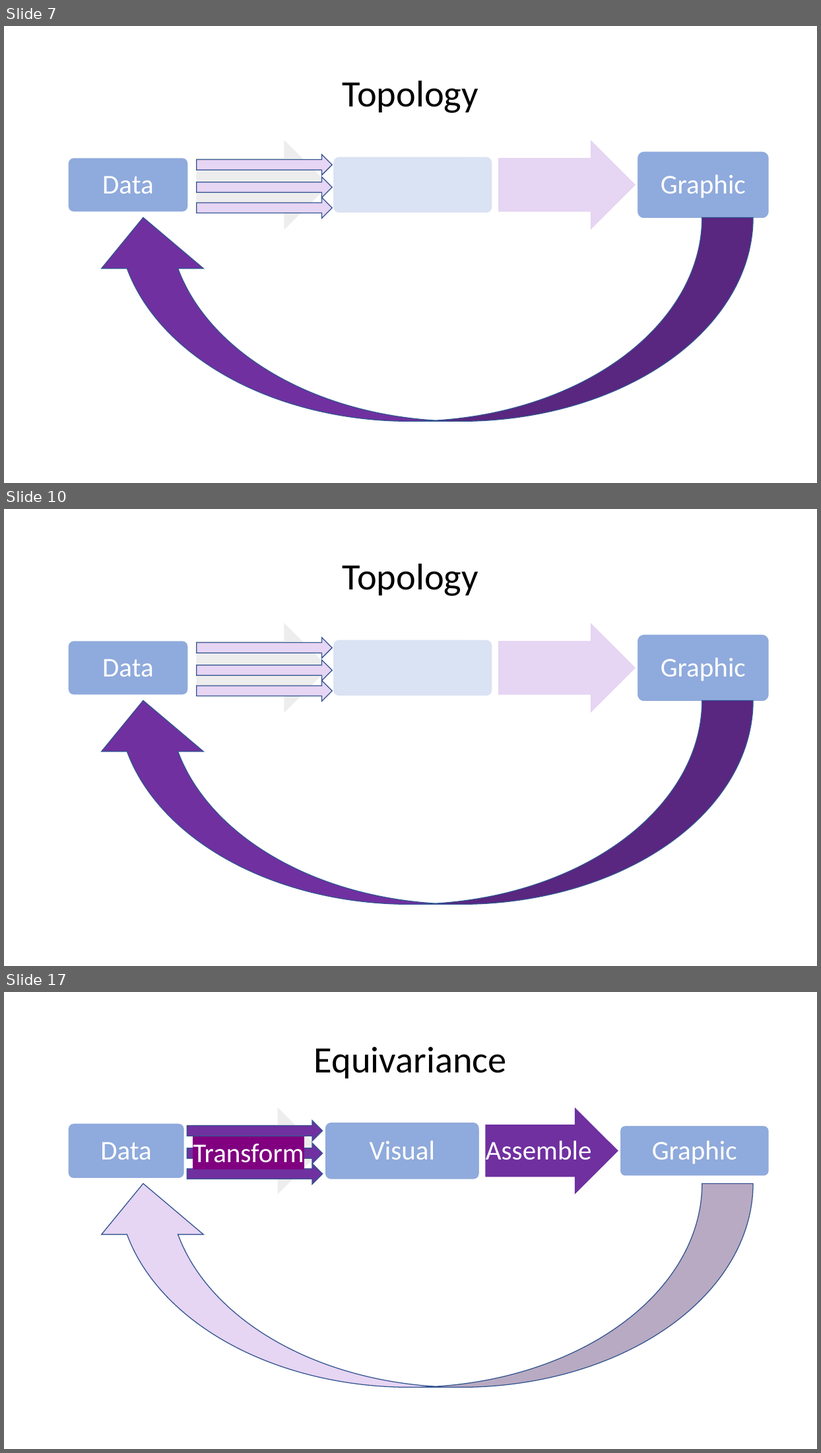
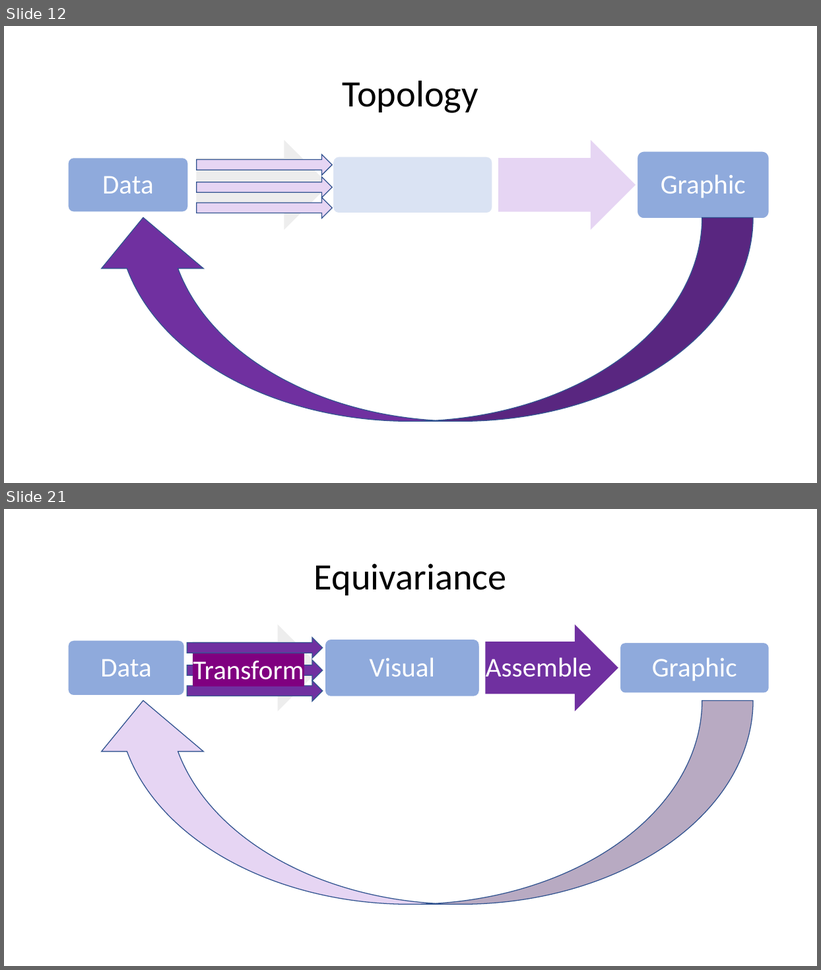
Before and after one commit to story645/proposal, a slide deck: deck/pres.pptx. Shown one above the other, each under a label of ours: slides 7, 10 and 17 before the commit, slides 12 and 21 after it; the slides between them are not shown. The pictures are 821x1453 and 821x970 pixels, drawn with LibreOffice and Linux fonts; fonts in the diff are those of the drawing. Boxes give left, top, right and bottom in pixels: in the first picture for what was removed or moved away, otherwise in the second. Text is boxed around its words. In the diff, an @@ line names an element or a change of style, - is before the commit and + after.

```diff
--- a/deck/pres.pptx
+++ b/deck/pres.pptx
@@ slide 10 removed at [4, 509, 817, 966], background #FFFFFF @@
@@ title removed at [343, 563, 479, 596] @@
-Topology
@@ right arrow removed at [197, 638, 332, 658] @@
@@ right arrow removed at [197, 660, 332, 681] @@
@@ group removed at [68, 623, 769, 713]: 3 rounded rectangles, 2 texts, 2 right arrows @@
-Data
-Graphic
@@ right arrow removed at [197, 681, 332, 702] @@
@@ curved up arrow removed at [92, 700, 754, 904] @@
@@ what was slide 7 is now slide 12 @@
@@ what was slide 17 is now slide 21 @@
```
Also in this commit, not shown: 4 slides changed, 20 slides added, 20 other slides removed, 35 other files.
